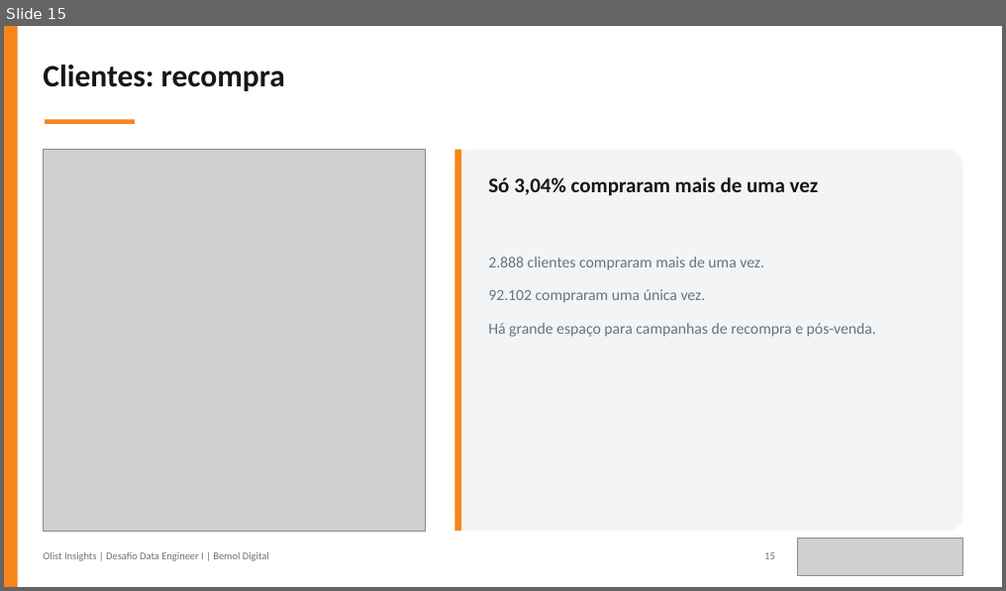
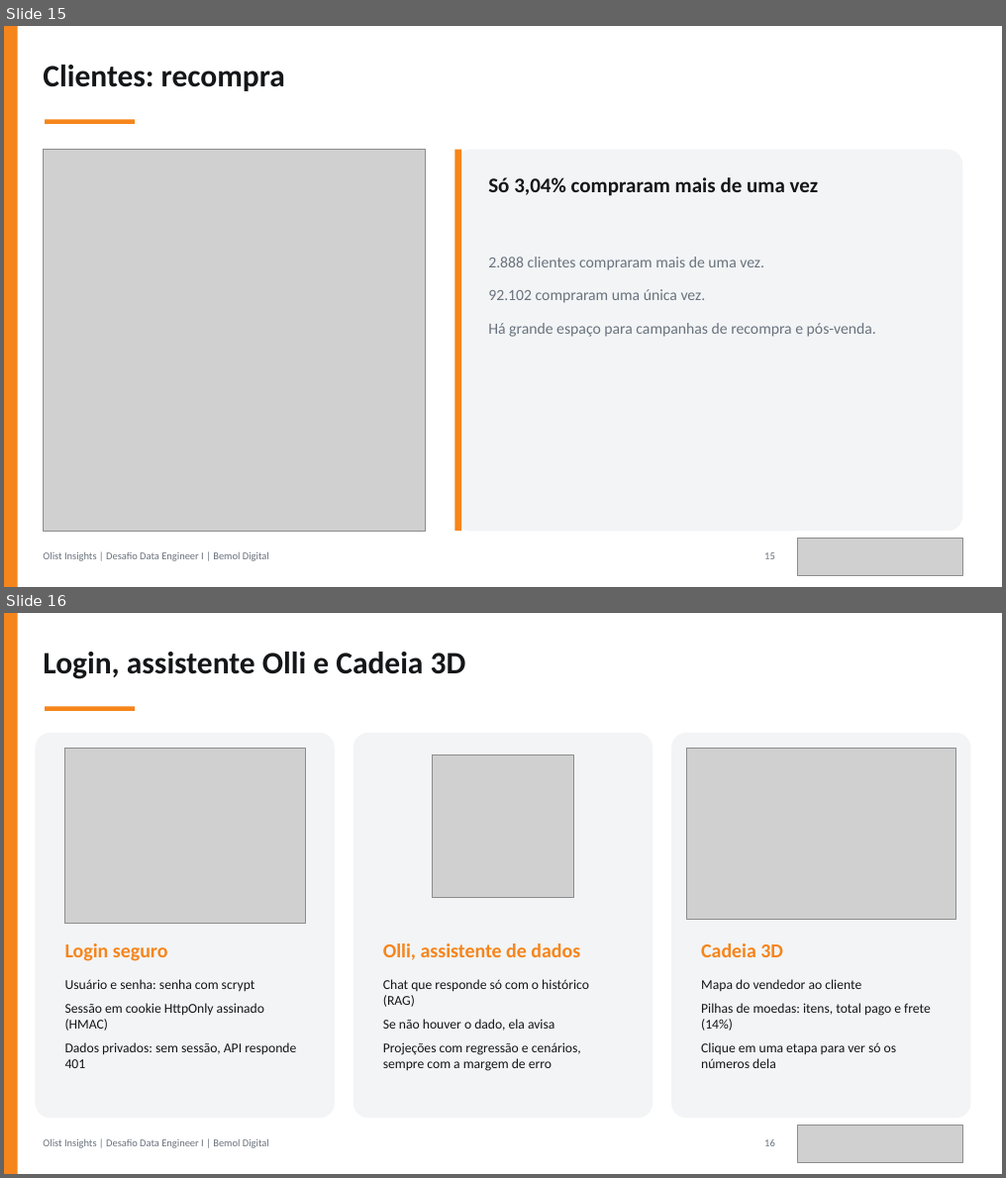
Before and after one commit to JulianaBallin/data-engineer-challenge, a slide deck: docs/apresentacao/apresentacao-olist.pptx. Shown one above the other, each under a label of ours: slide 15 before the commit, slides 15 and 16 after it. The pictures are 1006x591 and 1006x1178 pixels, drawn with LibreOffice and Linux fonts; fonts in the diff are those of the drawing; grey boxes stand for pictures. Boxes give left, top, right and bottom in pixels: in the first picture for what was removed or moved away, otherwise in the second. Text is boxed around its words. In the diff, an @@ line names an element or a change of style, - is before the commit and + after.

Commit message:
feat(web): dashboard and 3D chain redesign, own icons, new brand mark; docs(slides): login, Olli and chain on one slide

```diff
--- a/docs/apresentacao/apresentacao-olist.pptx
+++ b/docs/apresentacao/apresentacao-olist.pptx
@@ slide 16 added at box(4, 613, 1002, 1174), background #FFFFFF @@
@@ rectangle added at box(4, 613, 18, 1174), fill #F6851B @@
@@ text added at box(43, 652, 466, 679), 30 pt, text #141618, bold @@
+Login, assistente Olli e Cadeia 3D
@@ rectangle added at box(45, 707, 135, 711), fill #F6851B @@
@@ rounded rectangle added at box(36, 733, 335, 1118), fill #F2F4F6 @@
@@ picture added at box(64, 748, 305, 924) @@
@@ rounded rectangle added at box(353, 733, 653, 1118), fill #F2F4F6 @@
@@ picture added at box(433, 756, 574, 897) @@
@@ rounded rectangle added at box(672, 733, 971, 1118), fill #F2F4F6 @@
@@ picture added at box(687, 748, 956, 919) @@
@@ text added at box(65, 944, 168, 961), 19 pt, text #F6851B, bold @@
+Login seguro
@@ text added at box(383, 944, 580, 960), 19 pt, text #F6851B, bold @@
+Olli, assistente de dados
@@ text added at box(701, 944, 783, 958), 19 pt, text #F6851B, bold @@
+Cadeia 3D
@@ text added at box(65, 979, 296, 1068), 13 pt, text #141618 @@
+Usuário e senha: senha com scrypt
+Sessão em cookie HttpOnly assinado (HMAC)
+Dados privados: sem sessão, API responde 401
@@ text added at box(383, 979, 589, 1071), 13 pt, text #141618 @@
+Chat que responde só com o histórico (RAG)
+Se não houver o dado, ela avisa
+Projeções com regressão e cenários, sempre com a margem de erro
@@ text added at box(701, 979, 931, 1068), 13 pt, text #141618 @@
+Mapa do vendedor ao cliente
+Pilhas de moedas: itens, total pago e frete (14%)
+Clique em uma etapa para ver só os números dela
@@ text added at box(43, 1140, 269, 1149), 10 pt, text #6A737D @@
+Olist Insights | Desafio Data Engineer I | Bemol Digital
@@ text added at box(764, 1140, 775, 1147), 10 pt, text #6A737D @@
+16
@@ picture added at box(798, 1126, 963, 1163) @@
```
Also in this commit, not shown: 1 slide changed, 3 slides removed, 22 other files.
